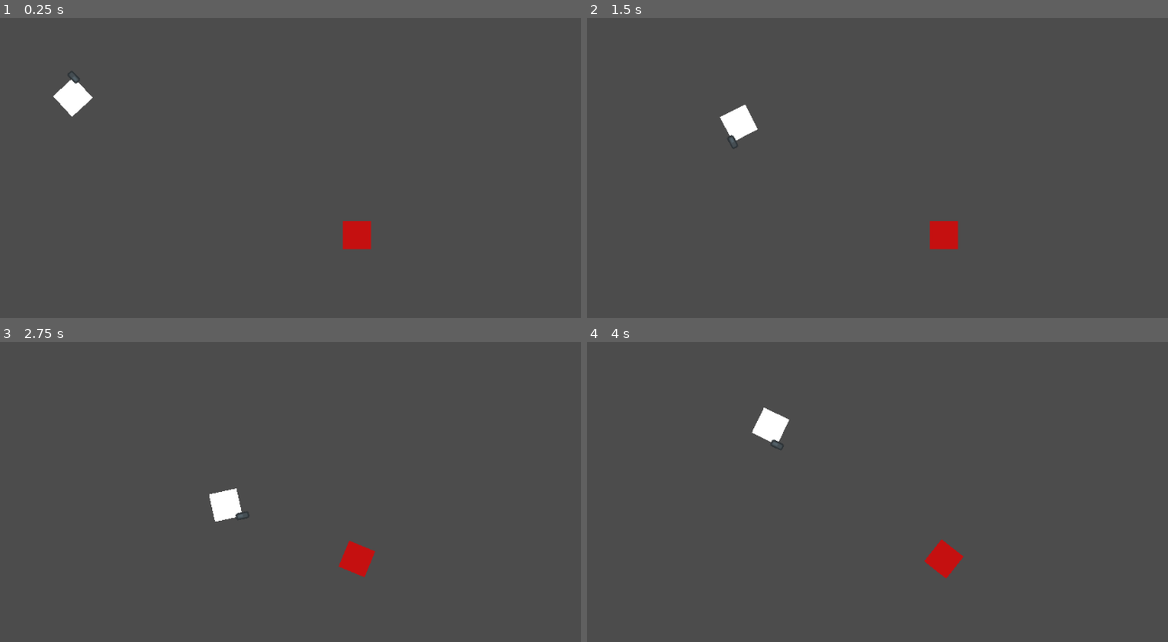
Above: before the commit, frames 1-4 (two rows, left to right).
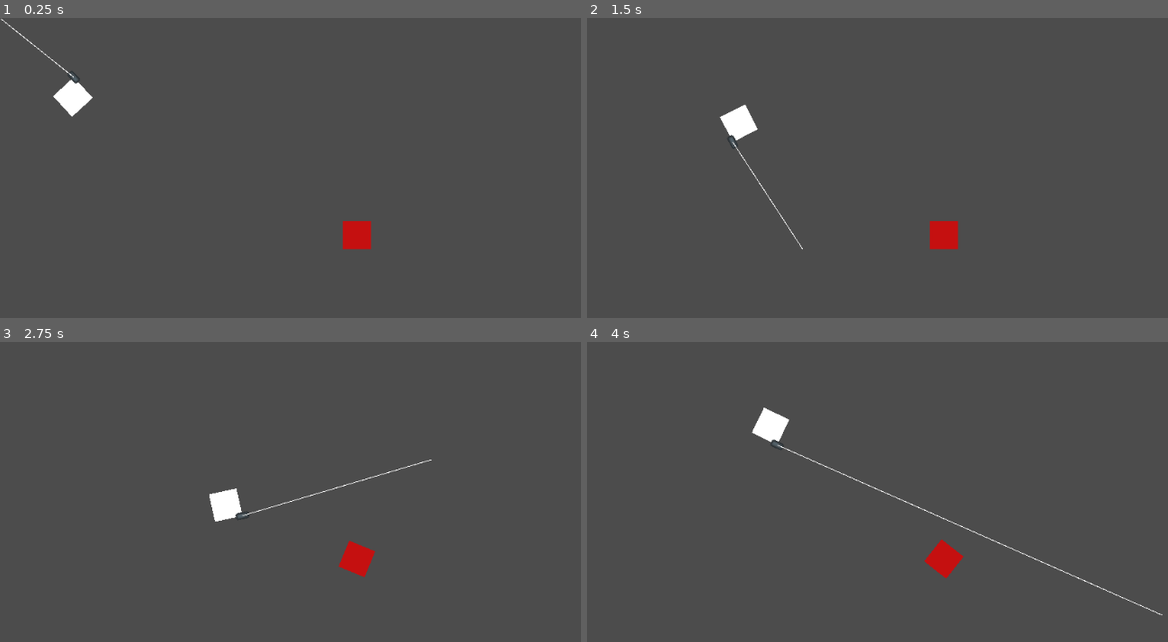
Above: after the commit, the same moments.

Repository: Eniiqz/CubeZ
Game: Godot game, scene res://World/World.tscn
Two runs of this game, one before a commit and one after it. Both use one fixed random seed, a clock stepped at 60 frames per second and the inputs below.
Inputs (mouse positions are in pixels of both pictures, inside the frame that each line leads up to):
- Up to frame 1 (0.25 s): no input
- Up to frame 2 (1.5 s): tap Enter at 0.5 s; move the mouse to (1104, 207) at 0.52 s; hold D (move_right) 0.53-1.28 s; tap 1 (weapon_slot_1) at 0.6 s; move the mouse to (801, 249) at 1.27 s; hold S (move_down) from 1.28 s (still down); tap Shift (move_sprint) at 1.35 s
- Up to frame 3 (2.75 s): tap 1 (weapon_slot_1) at 1.55, 2.3 s; move the mouse to (429, 459) at 2.02 s; release S (move_down) at 2.03 s; press the mouse at (429, 459) at 2.03 s; hold D (move_right) from 2.03 s (still down)
- Up to frame 4 (4 s): move the mouse to (912, 636) at 2.77 s; release D (move_right) at 2.78 s; release the mouse at (912, 636) at 2.78 s; hold W (move_up) 2.78-3.53 s; tap 1 (weapon_slot_1) at 2.85, 3.6 s; move the mouse to (1162, 615) at 3.52 s; hold A (move_left) from 3.53 s (still down)

The runs differ from the first frame. In frame 1, less than 0.1% of the frame differs, in the area x 0-13%, y 0-21%; in frame 2, less than 0.1%; in frame 3, 0.1%; in frame 4, 0.3%, in the area x 32-100%, y 34-92%.
Error before the commit: Parse Error: ':' expected at end of line. (res://Weapons/WeaponManager.gd:62)

Commit message:
Fixed reloading

Diff:
--- a/Player/Player.tscn
+++ b/Player/Player.tscn
@@ -40,6 +40,9 @@
 
 [node name="SMG" parent="WeaponManager" instance=ExtResource( 5 )]
 
+[node name="Reload" parent="WeaponManager/SMG" index="4"]
+one_shot = false
+
 [node name="Area2D" type="Area2D" parent="."]
 collision_mask = 13
 
@@ -57,3 +60,4 @@
 collision_mask = 6
 
 [editable path="WeaponManager/Pistol"]
+[editable path="WeaponManager/SMG"]
--- a/Weapons/Weapon.gd
+++ b/Weapons/Weapon.gd
@@ -35,7 +35,7 @@
 	can_shoot = true
 	current_ammo_in_mag = default_ammo_in_mag
 	current_ammo_reserve = default_ammo_reserve
-	ReloadTimer.connect("timeout", self, "_finish_reload()")
+	ReloadTimer.connect("timeout", self, "_finish_reload")
 
 
 func _finish_reload():
@@ -59,6 +59,7 @@
 func shoot():
 	if can_shoot and current_ammo_in_mag != 0 and ShootCooldown.is_stopped():
 		current_ammo_in_mag -= 1
+		print("CURRENT AMMO: ", current_ammo_in_mag, " ", current_ammo_reserve)
 		ShootCooldown.start(60/float(fire_rate))
 		var PlayerRaycast = get_parent().PlayerRaycast
 		PlayerRaycast.cast_to = Vector2(max_range, 0)
--- a/Weapons/Weapon.tscn
+++ b/Weapons/Weapon.tscn
@@ -18,3 +18,4 @@
 default_color = Color( 1, 1, 1, 1 )
 
 [node name="Reload" type="Timer" parent="."]
+one_shot = true
--- a/Weapons/WeaponManager.gd
+++ b/Weapons/WeaponManager.gd
@@ -46,7 +46,7 @@
 
 func _process(delta):
 	if current_weapon != null:
-		current_weapon.weapon_line.set_point_position(1, to_local(get_global_mouse_position()) - Vector2(20, 20))
+		current_weapon.WeaponLine.set_point_position(1, to_local(get_global_mouse_position()) - Vector2(20, 20))
 		if current_weapon.fire_mode == 1 and Input.is_action_pressed("weapon_shoot"):
 			_shoot()
 		elif current_weapon.fire_mode == 2 and Input.is_action_pressed("weapon_shoot"):
@@ -59,4 +59,5 @@
 			_shoot()
 		elif event.is_action_released("weapon_reload"):
 			current_weapon.reload()
-		elif event.is_action_released("weapon_slot_1")
+		elif event.is_action_released("weapon_slot_1"):
+			switch_weapon(weapons[0])
